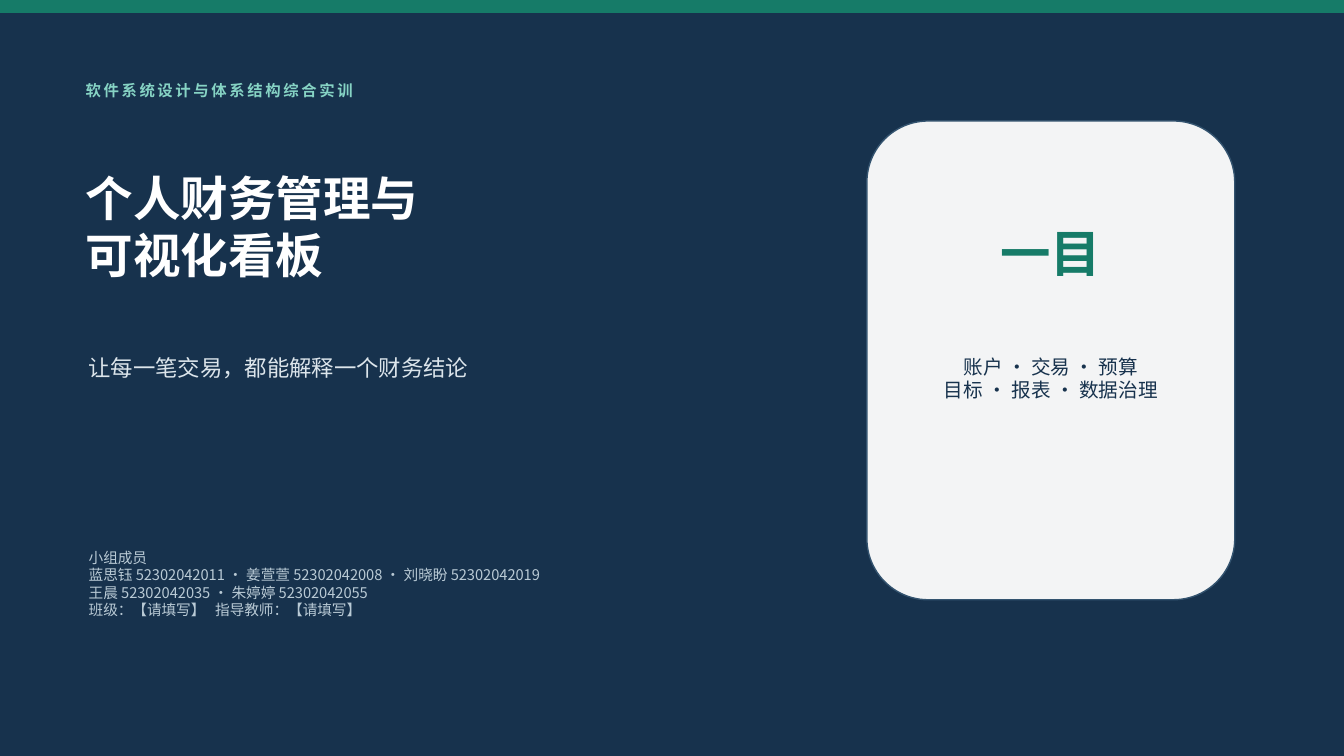
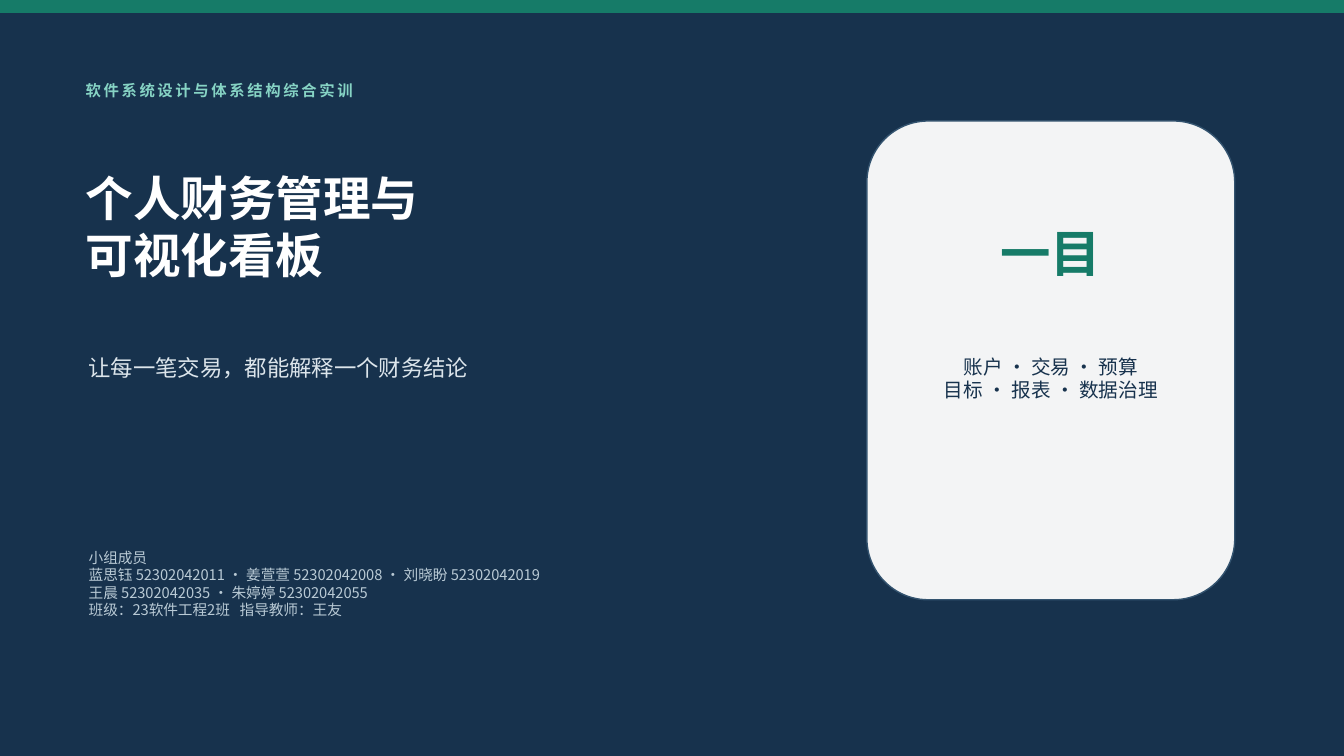
Before and after one commit to 0625jxx/yimu-finance-dashboard, a slide deck: slide 1 of deliverables/个人财务管理与可视化看板-答辩演示.pptx. Drawn at 1344x756 pixels with LibreOffice and Linux fonts; fonts in the diff are those of the drawing. Boxes give left, top, right and bottom in pixels: in the first picture for what was removed or moved away, otherwise in the second. Text is boxed around its words. In the diff, an @@ line names an element or a change of style, - is before the commit and + after.

```diff
--- a/deliverables/个人财务管理与可视化看板-答辩演示.pptx
+++ b/deliverables/个人财务管理与可视化看板-答辩演示.pptx
@@ text at [89, 602, 342, 616]: text changed @@
-班级：【请填写】 指导教师：【请填写】
+班级：23软件工程2班 指导教师：王友
```
Also in this commit, not shown: 4 other slides changed, 14 other files.
